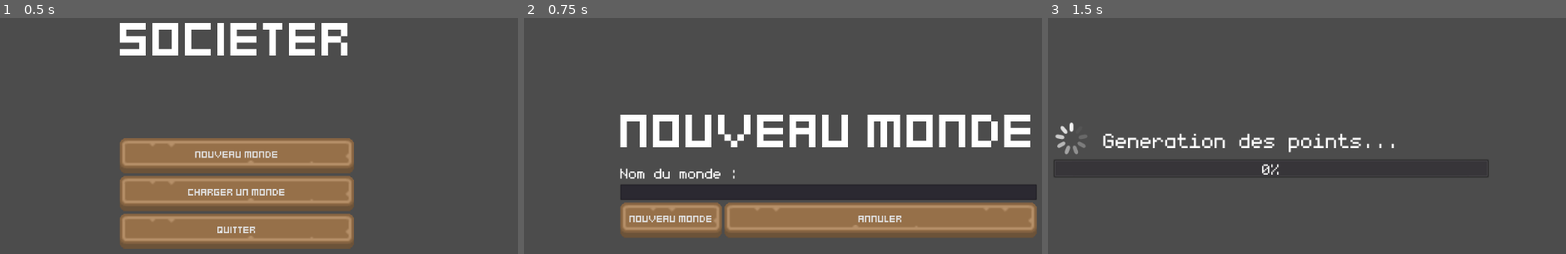
Above: before the commit, frames 1-3 (left to right).
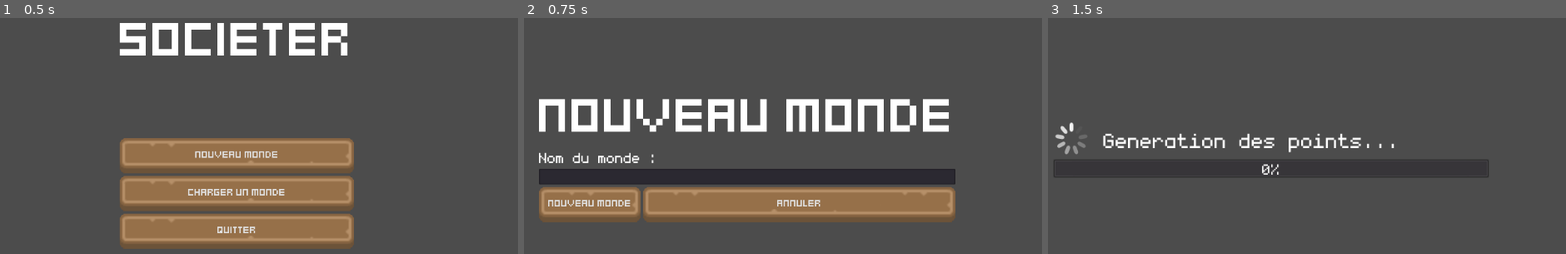
Above: after the commit, the same moments.

Repository: eriwyn/societer
Game: Godot game, scene res://menu/MainMenu.tscn
Same seed, same stepped clock (60 frames per second), same inputs: the game is played once before the commit and once after it.
Inputs:
- Up to frame 1 (0.5 s): no input
- Up to frame 2 (0.75 s): click "Nouveau monde" at 0.5 s
- Up to frame 3 (1.5 s): click "Nouveau monde" at 1.25 s

Frame 1 is identical in both runs. In frame 2, 32% of the frame differs, in the area x 2-100%, y 34-93%; in frame 3, nothing differs.

Commit message:
changement du thème

Diff:
--- a/menu/LoadWorld.tscn
+++ b/menu/LoadWorld.tscn
@@ -20,33 +20,33 @@
 anchor_top = 0.5
 anchor_right = 0.5
 anchor_bottom = 0.5
-margin_left = -240.0
-margin_top = -131.5
-margin_right = 240.0
-margin_bottom = 131.5
+margin_left = -375.0
+margin_top = -156.0
+margin_right = 375.0
+margin_bottom = 156.0
 
 [node name="Title" type="Label" parent="VBoxContainer"]
-margin_right = 480.0
-margin_bottom = 64.0
+margin_right = 750.0
+margin_bottom = 100.0
 text = "Charger un monde"
 align = 1
 
 [node name="ScrollContainer" type="ScrollContainer" parent="VBoxContainer"]
-margin_top = 68.0
-margin_right = 480.0
-margin_bottom = 218.0
+margin_top = 104.0
+margin_right = 750.0
+margin_bottom = 254.0
 rect_min_size = Vector2( 0, 150 )
 
 [node name="WorldList" type="VBoxContainer" parent="VBoxContainer/ScrollContainer"]
 
 [node name="HBoxContainer" type="HBoxContainer" parent="VBoxContainer"]
-margin_top = 222.0
-margin_right = 480.0
-margin_bottom = 263.0
+margin_top = 258.0
+margin_right = 750.0
+margin_bottom = 312.0
 
 [node name="CancelButton" type="Button" parent="VBoxContainer/HBoxContainer"]
-margin_right = 480.0
-margin_bottom = 41.0
+margin_right = 750.0
+margin_bottom = 54.0
 size_flags_horizontal = 3
 text = "Annuler"
 
--- a/menu/NewWorld.tscn
+++ b/menu/NewWorld.tscn
@@ -20,43 +20,43 @@
 anchor_top = 0.5
 anchor_right = 0.5
 anchor_bottom = 0.5
-margin_left = -195.0
-margin_top = -85.0
-margin_right = 195.0
-margin_bottom = 85.0
+margin_left = -320.0
+margin_top = -109.5
+margin_right = 320.0
+margin_bottom = 109.5
 
 [node name="Title" type="Label" parent="VBoxContainer"]
-margin_right = 390.0
-margin_bottom = 64.0
+margin_right = 640.0
+margin_bottom = 100.0
 text = "Nouveau monde"
 align = 1
 
 [node name="Label" type="Label" parent="VBoxContainer"]
-margin_top = 68.0
-margin_right = 390.0
-margin_bottom = 97.0
+margin_top = 104.0
+margin_right = 640.0
+margin_bottom = 133.0
 custom_fonts/font = SubResource( 1 )
 text = "Nom du monde :"
 
 [node name="LineEdit" type="LineEdit" parent="VBoxContainer"]
-margin_top = 101.0
-margin_right = 390.0
-margin_bottom = 125.0
+margin_top = 137.0
+margin_right = 640.0
+margin_bottom = 161.0
 
 [node name="HBoxContainer" type="HBoxContainer" parent="VBoxContainer"]
-margin_top = 129.0
-margin_right = 390.0
-margin_bottom = 170.0
+margin_top = 165.0
+margin_right = 640.0
+margin_bottom = 219.0
 
 [node name="CreateButton" type="Button" parent="VBoxContainer/HBoxContainer"]
-margin_right = 247.0
-margin_bottom = 41.0
+margin_right = 156.0
+margin_bottom = 54.0
 text = "Nouveau monde"
 
 [node name="CancelButton" type="Button" parent="VBoxContainer/HBoxContainer"]
-margin_left = 251.0
-margin_right = 390.0
-margin_bottom = 41.0
+margin_left = 160.0
+margin_right = 640.0
+margin_bottom = 54.0
 size_flags_horizontal = 3
 text = "Annuler"
 
